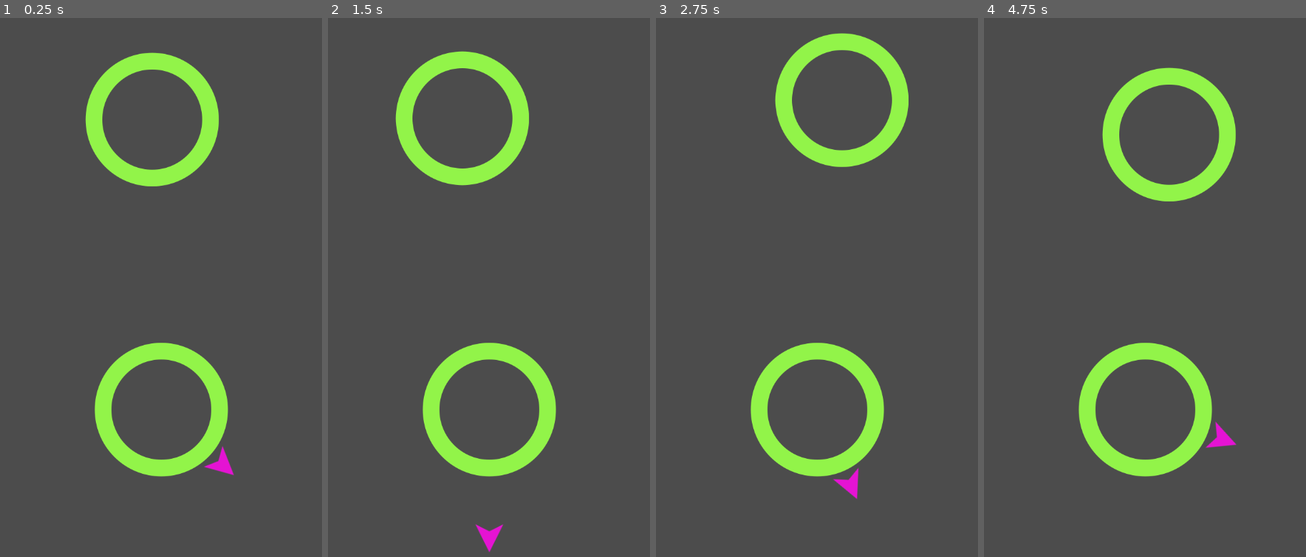
Above: before the commit, frames 1-4 (left to right).
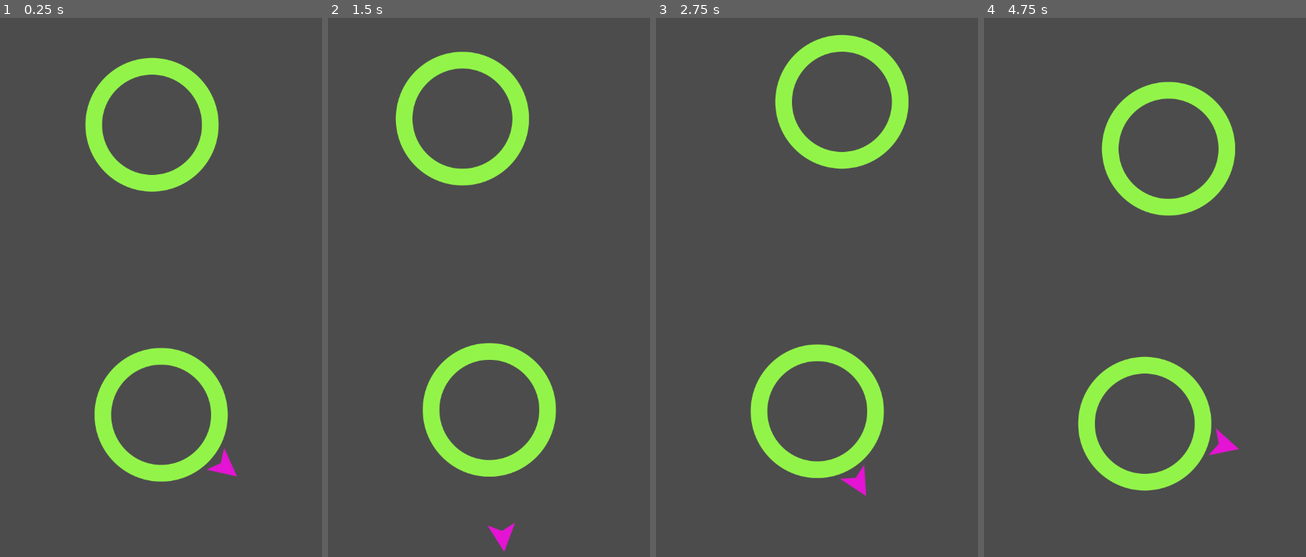
Above: after the commit, the same moments.

Repository: jagc/circleJump
Game: Godot game, scene res://objects/main.tscn
Two runs of this game, one before a commit and one after it. Both use one fixed random seed, a clock stepped at 60 frames per second and the inputs below.
Inputs (mouse positions are in pixels of both pictures, inside the frame that each line leads up to):
- Up to frame 1 (0.25 s): no input
- Up to frame 2 (1.5 s): move the mouse to (559, 244) at 0.52 s; click (559, 244) at 0.67 s; move the mouse to (424, 303) at 1.27 s; click (424, 303) at 1.42 s
- Up to frame 3 (2.75 s): move the mouse to (849, 147) at 2.02 s; click (849, 147) at 2.17 s
- Up to frame 4 (4.75 s): move the mouse to (1128, 389) at 2.77 s; click (1128, 389) at 2.92 s; move the mouse to (1241, 362) at 3.52 s; click (1241, 362) at 3.67 s; move the mouse to (1048, 190) at 4.27 s; click (1048, 190) at 4.42 s

The runs differ from the first frame. In frame 1, 3.4% of the frame differs, in the area x 26-74%, y 6-87%; in frame 2, 0.8%; in frame 3, 1.6%; in frame 4, 8.2%, in the area x 29-80%, y 9-88%.

Commit message:
- camera smoothly transitions from one position to the next - jumper starts to rotate from where it lands in the circle

Diff:
--- a/objects/main.tscn
+++ b/objects/main.tscn
@@ -12,3 +12,5 @@
 position = Vector2( 239.159, 626.763 )
 offset = Vector2( 0, -200 )
 current = true
+smoothing_enabled = true
+smoothing_speed = 8.0
--- a/scripts/jumper.gd
+++ b/scripts/jumper.gd
@@ -17,6 +17,7 @@
 # 'area' is the circle.gd object
 func _on_jumper_area_entered(area):
 	target = area
+	target.get_node("pivot").rotation = (position - target.position).angle()
 	velocity = Vector2.ZERO
 	emit_signal("captured", area)
 
